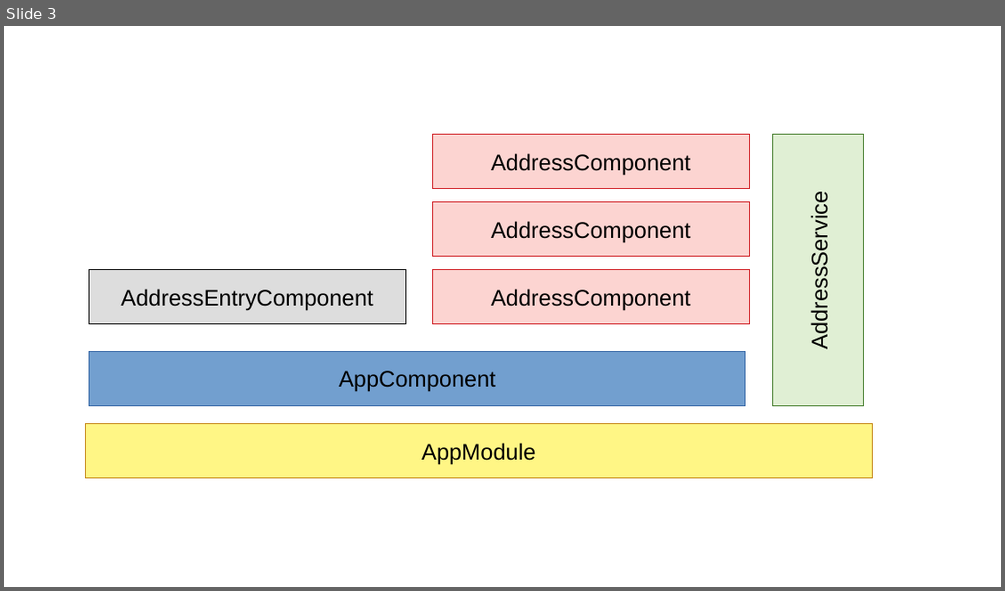
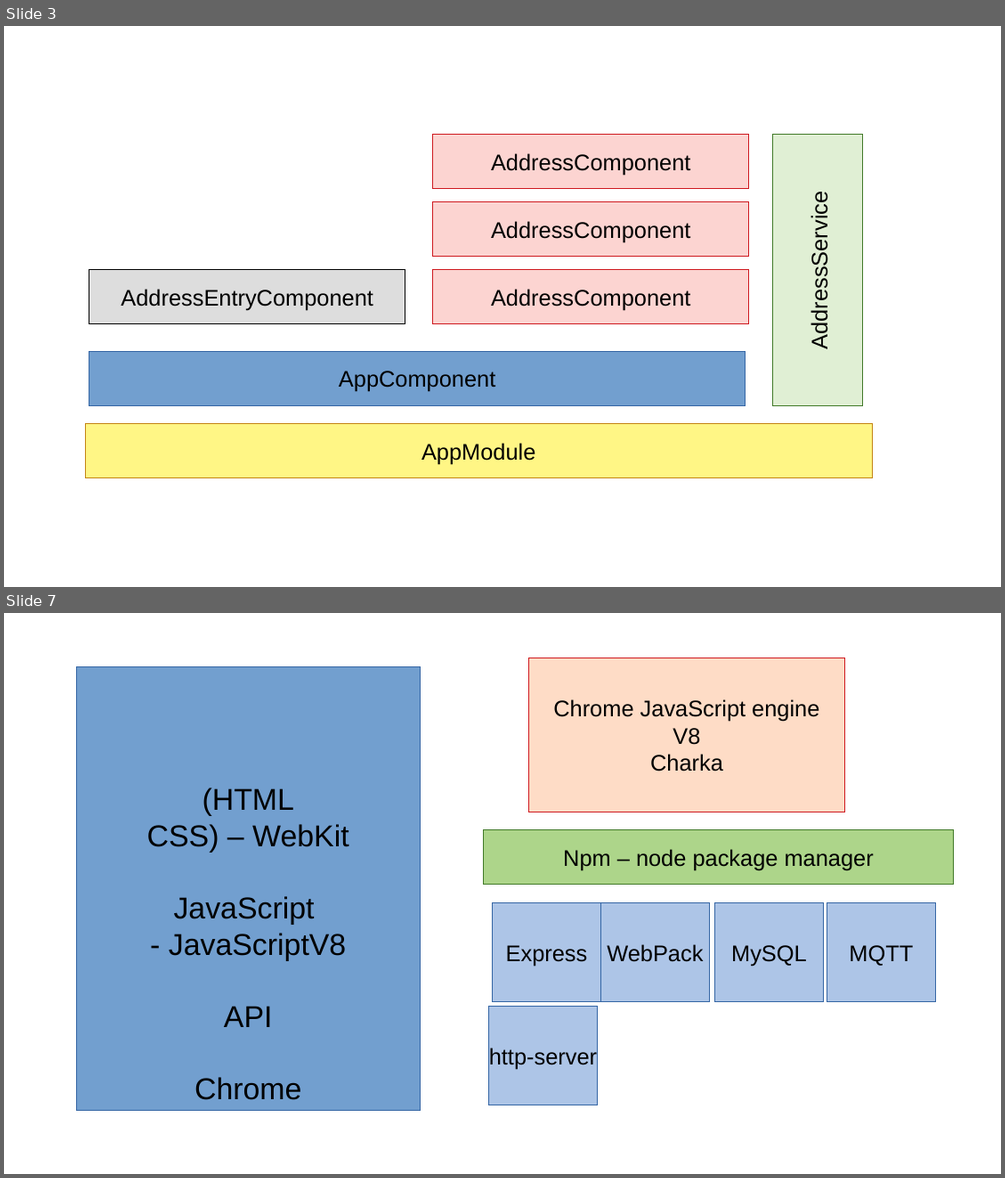
Before and after one commit to AungMy0/dipsa-enrichment, a slide deck: day1-addressbook/day1-workshop-design.pptx. Shown one above the other, each under a label of ours: slide 3 before the commit, slides 3 and 7 after it; the slides between them are not shown. The pictures are 1005x591 and 1005x1178 pixels, drawn with LibreOffice and Linux fonts; fonts in the diff are those of the drawing. Boxes give left, top, right and bottom in pixels: in the first picture for what was removed or moved away, otherwise in the second. Text is boxed around its words. In the diff, an @@ line names an element or a change of style, - is before the commit and + after.

```diff
--- a/day1-addressbook/day1-workshop-design.pptx
+++ b/day1-addressbook/day1-workshop-design.pptx
@@ slide 7 added at (x1=4, y1=613, x2=1001, y2=1174), background #FFFFFF @@
@@ rectangle added at (x1=528, y1=658, x2=845, y2=812), fill #FEDCC6, outline #CE181E 0.75 pt, 18 pt, text #000000 @@
+Chrome JavaScript engine
+V8
+Charka
@@ rectangle added at (x1=76, y1=667, x2=421, y2=1111), fill #729FCF, outline #3465A4 0.75 pt, 24 pt, text #000000 @@
+(HTML
+CSS) – WebKit
+JavaScript
+- JavaScriptV8
+API
+Chrome
@@ rectangle added at (x1=484, y1=830, x2=954, y2=884), fill #ADD58A, outline #407927 0.75 pt, 18 pt, text #000000 @@
+Npm – node package manager
@@ rectangle added at (x1=493, y1=902, x2=601, y2=1002), fill #ADC5E7, outline #3465A4 0.75 pt, 18 pt, text #000000 @@
+Express
@@ rectangle added at (x1=601, y1=902, x2=710, y2=1002), fill #ADC5E7, outline #3465A4 0.75 pt, 18 pt, text #000000 @@
+WebPack
@@ rectangle added at (x1=715, y1=902, x2=824, y2=1002), fill #ADC5E7, outline #3465A4 0.75 pt, 18 pt, text #000000 @@
+MySQL
@@ rectangle added at (x1=827, y1=902, x2=936, y2=1002), fill #ADC5E7, outline #3465A4 0.75 pt, 18 pt, text #000000 @@
+MQTT
@@ rectangle added at (x1=489, y1=1005, x2=598, y2=1105), fill #ADC5E7, outline #3465A4 0.75 pt, 18 pt, text #000000 @@
+http-server
```
Also in this commit, not shown: 3 other slides added, 55 other files.
